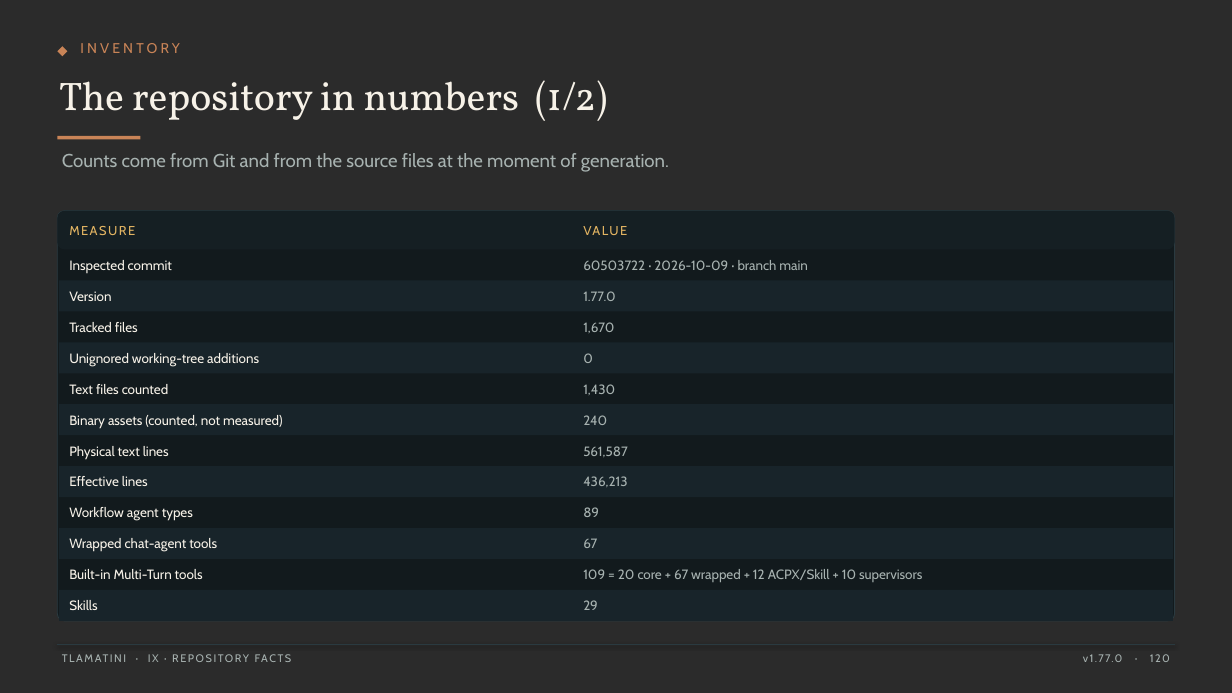
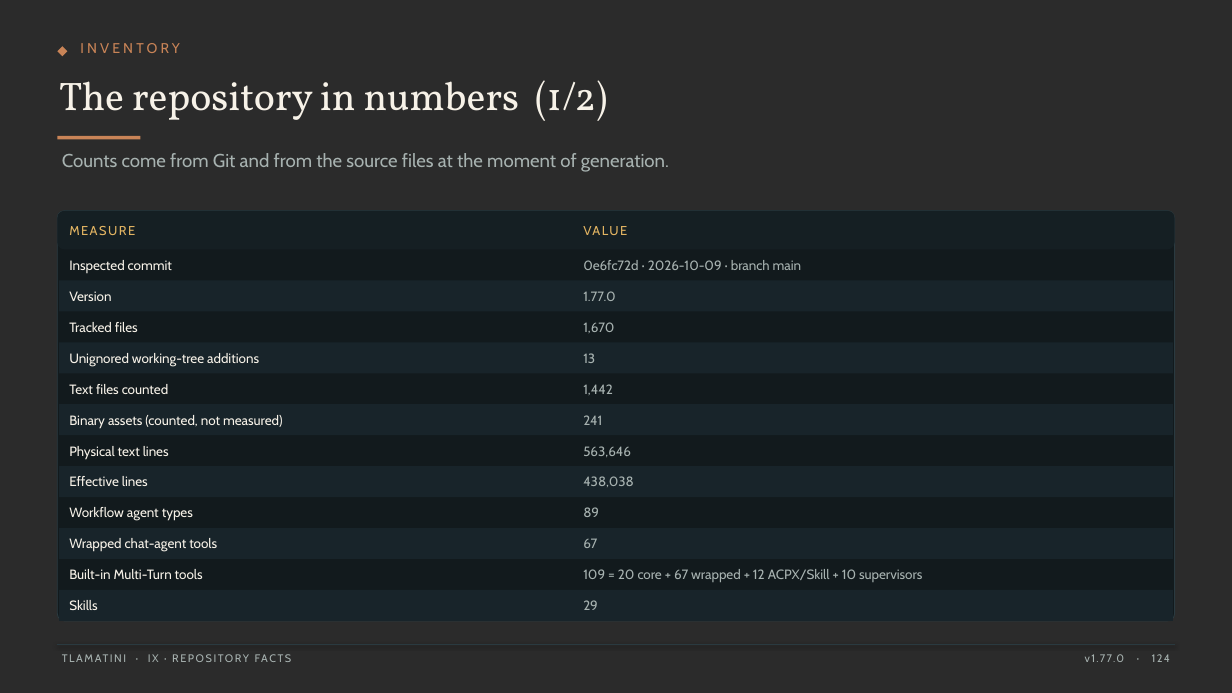
Before and after one commit to XAIHT/Tlamatini, a slide deck: slide 124 of Tlamatini_eXtended_Artificial_Intelligence_Humanly_Tempered.pptx (slide 120 before the commit). Drawn at 1232x693 pixels with LibreOffice and Linux fonts; fonts in the diff are those of the drawing; background and template pictures are left out; a plain dark background stands for a picture behind light text. Boxes give left, top, right and bottom in pixels: in the first picture for what was removed or moved away, otherwise in the second. Text is boxed around its words. In the diff, an @@ line names an element or a change of style, - is before the commit and + after.

```diff
--- a/Tlamatini_eXtended_Artificial_Intelligence_Humanly_Tempered.pptx
+++ b/Tlamatini_eXtended_Artificial_Intelligence_Humanly_Tempered.pptx
@@ text at (583, 260, 801, 270): text changed @@
-60503722 · 2026-10-09 · branch main
+0e6fc72d · 2026-10-09 · branch main
@@ text at (583, 353, 595, 363): text changed @@
-0
+13
@@ text at (583, 384, 613, 395): text changed @@
-1,430
+1,442
@@ text at (583, 415, 602, 425): text changed @@
-240
+241
@@ text at (583, 446, 631, 457): text changed @@
-561,587
+563,646
@@ text at (583, 476, 634, 487): text changed @@
-436,213
+438,038
@@ text at (1116, 654, 1170, 662): text changed @@
-v1.77.0 · 120
+v1.77.0 · 124
```
Also in this commit, not shown: 118 other slides changed, 4 slides added, 44 other files.
